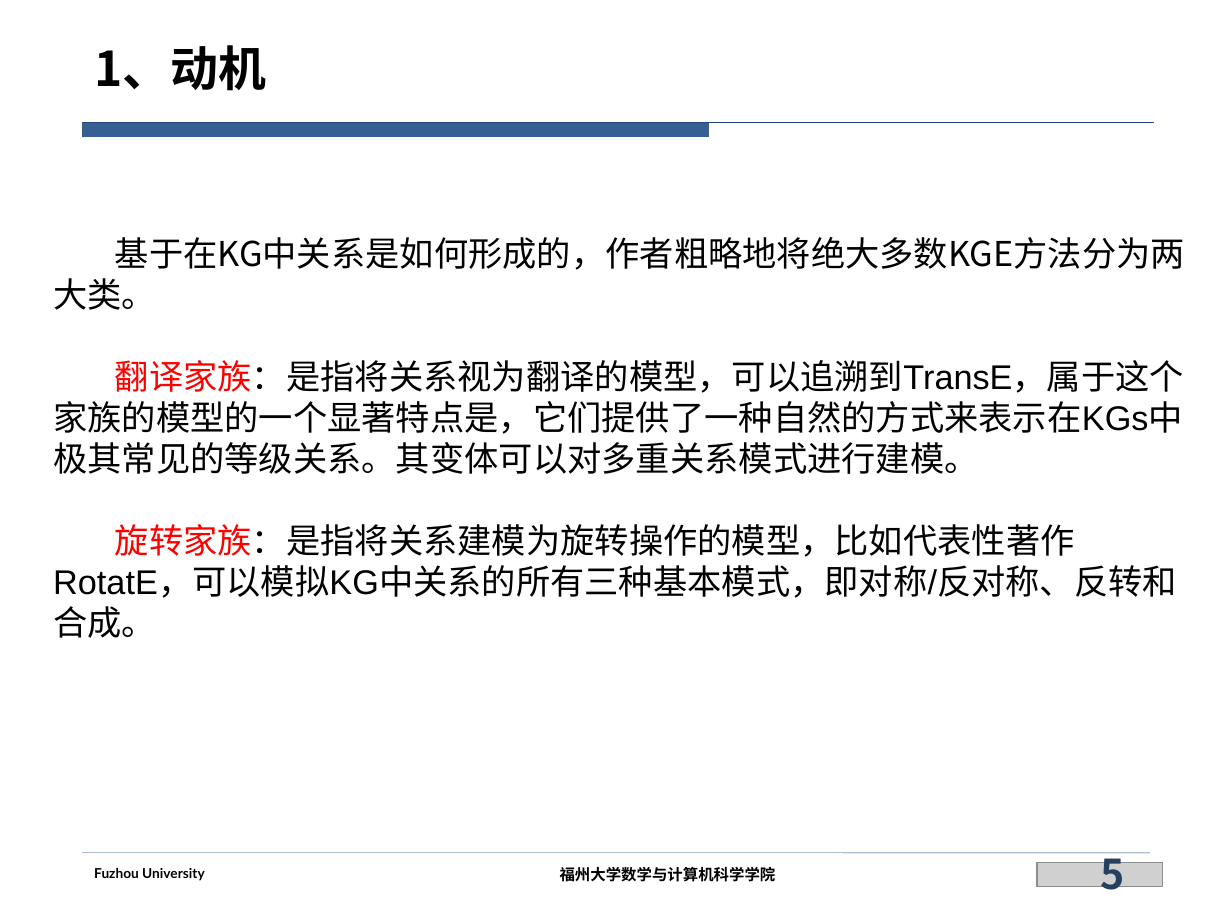
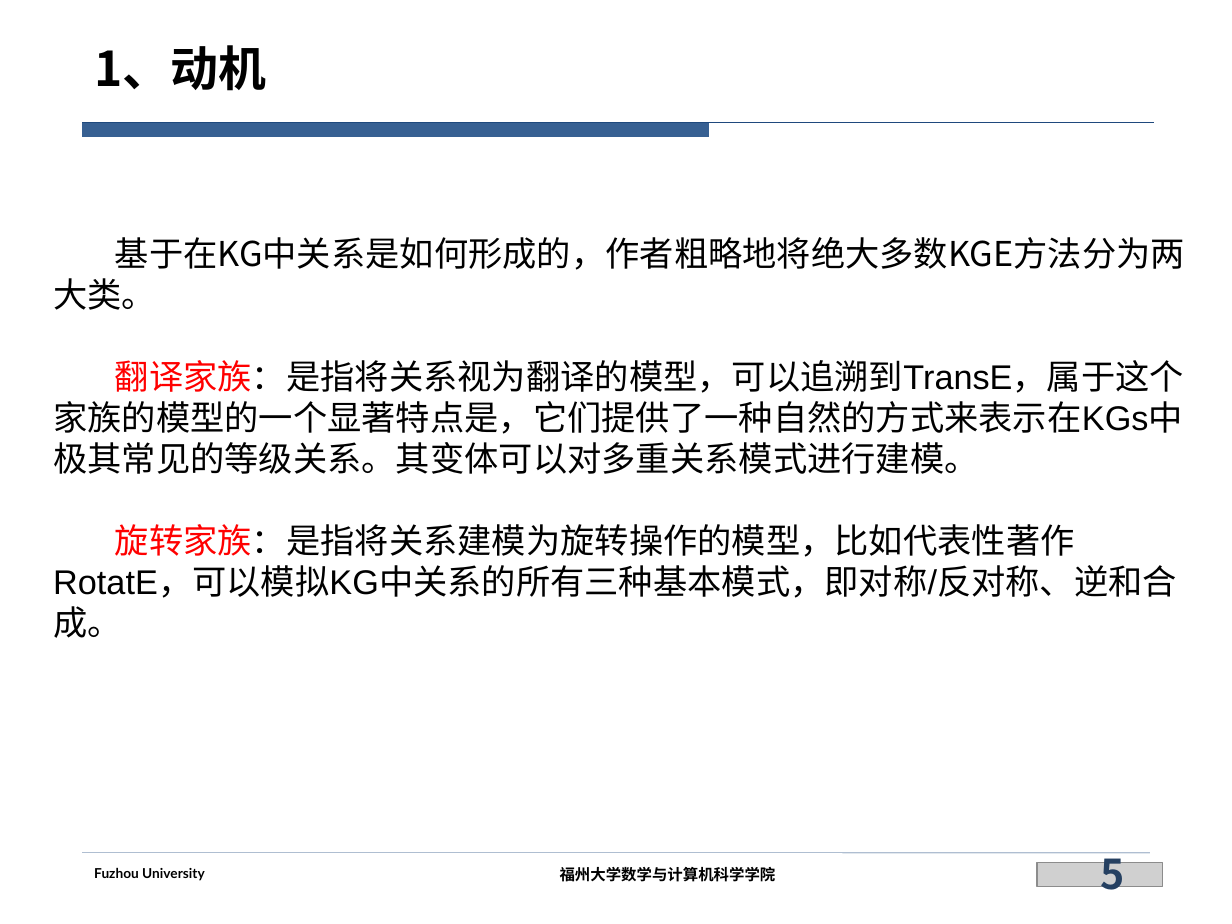
Before and after one commit to siberia0015/Paper-Report, a slide deck: slide 5 of 实验室/DualE/DualE.pptx. Drawn at 1232x924 pixels with LibreOffice and Linux fonts; fonts in the diff are those of the drawing; grey boxes stand for pictures; background and template pictures are left out. Boxes give left, top, right and bottom in pixels: in the first picture for what was removed or moved away, otherwise in the second. Text is boxed around its words. In the diff, an @@ line names an element or a change of style, - is before the commit and + after.

```diff
--- a/实验室/DualE/DualE.pptx
+++ b/实验室/DualE/DualE.pptx
@@ text at (x1=53, y1=524, x2=1177, y2=638): text changed @@
-  旋转家族：是指将关系建模为旋转操作的模型，比如代表性著作RotatE，可以模拟KG中关系的所有三种基本模式，即对称/反对称、反转和合成。
+  旋转家族：是指将关系建模为旋转操作的模型，比如代表性著作RotatE，可以模拟KG中关系的所有三种基本模式，即对称/反对称、逆和合成。
```
Also in this commit, not shown: 9 other slides changed, 3 slides added.
